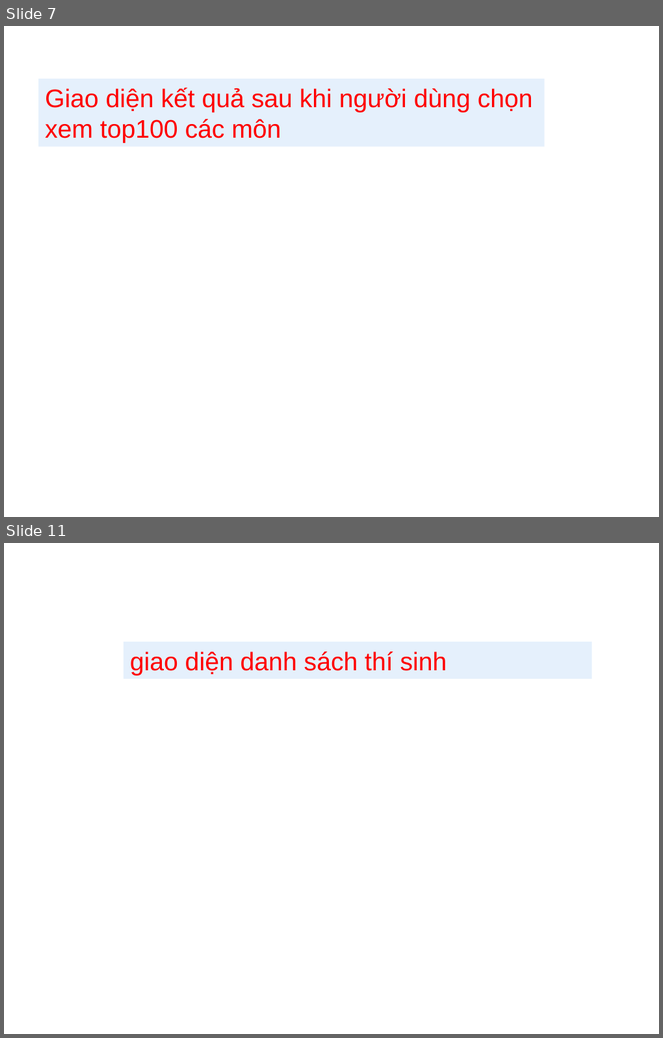
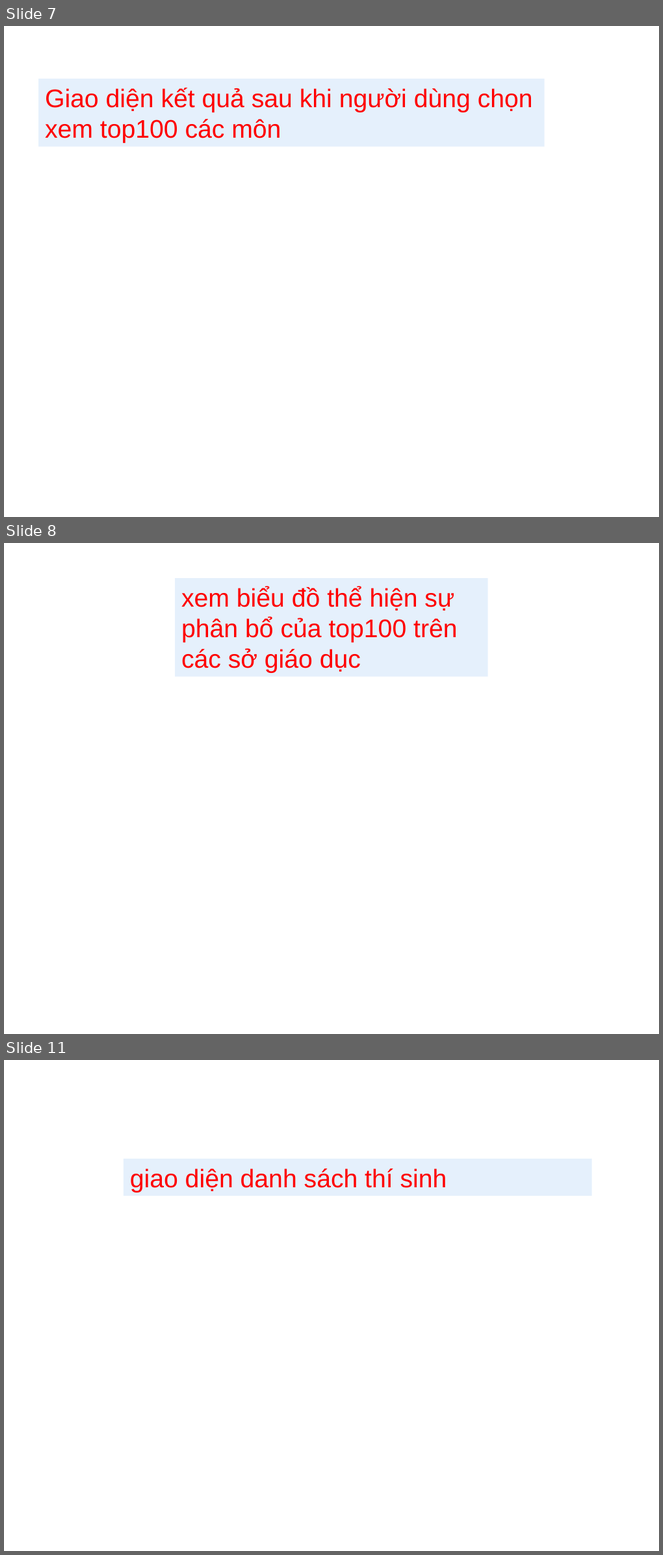
Before and after one commit to thanhchuong99/LTCSDL_TH74_Nhom18, a slide deck: HDSD.ppt. Shown one above the other, each under a label of ours: slides 7 and 11 before the commit, slides 7, 8 and 11 after it; the slides between them are not shown. The pictures are 663x1038 and 663x1555 pixels, drawn with LibreOffice and Linux fonts; fonts in the diff are those of the drawing; background and template pictures are left out. Boxes give left, top, right and bottom in pixels: in the first picture for what was removed or moved away, otherwise in the second. Text is boxed around its words. In the diff, an @@ line names an element or a change of style, - is before the commit and + after.

```diff
--- a/HDSD.ppt
+++ b/HDSD.ppt
@@ slide 8 added at [4,543,659,1034], background picture (left out) @@
@@ rectangle added at [175,578,488,677], fill #E5F0FC, 28 pt, text #FF0000 @@
+xem biểu đồ thể hiện sự phân bổ của top100 trên các sở giáo dục
```
Also in this commit, not shown: 2 slides changed, 1 other slide added, 2 slides removed.
